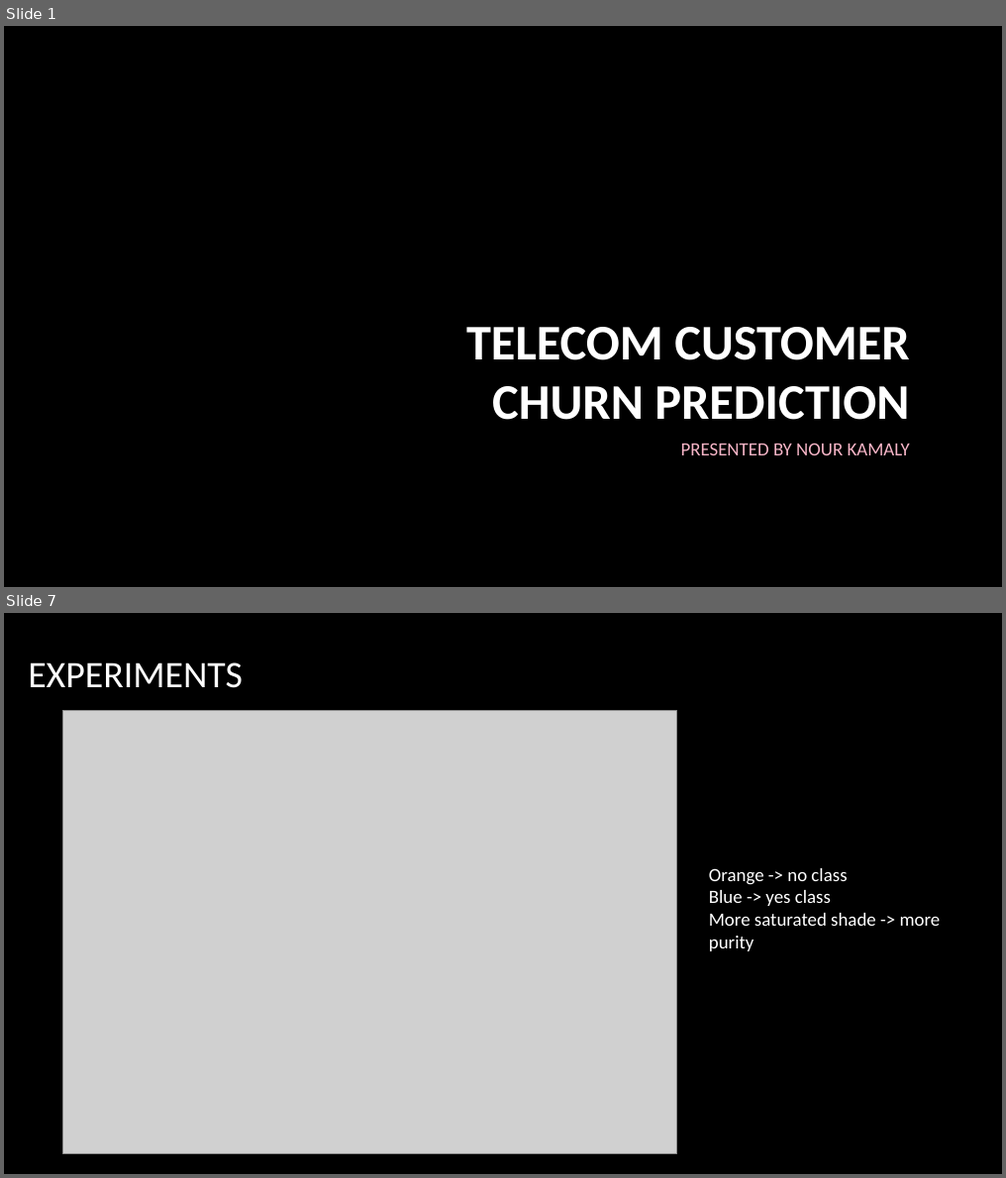
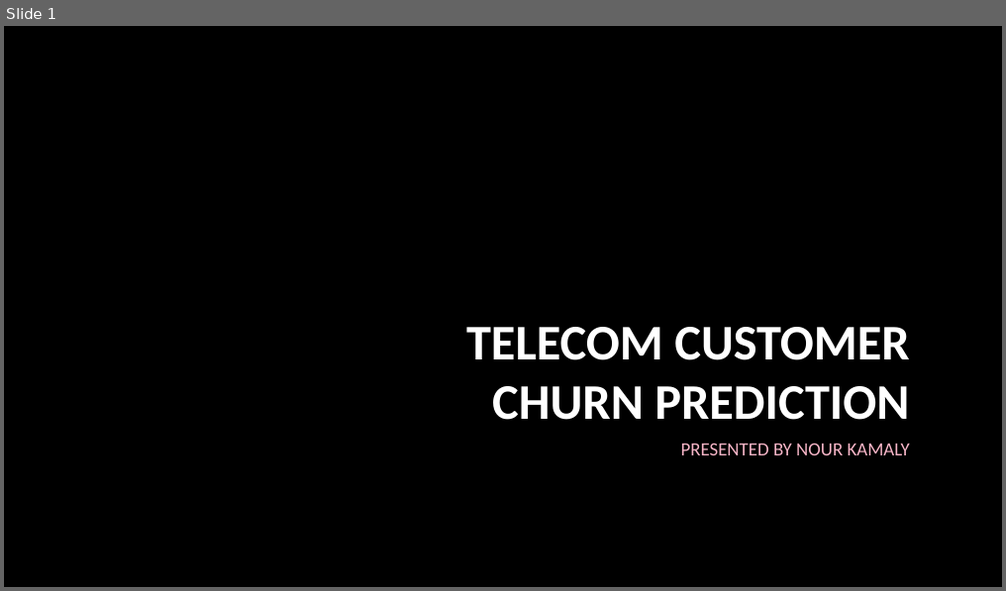
Before and after one commit to NourKamaly/TelecomCustomerChurnPrediction, a slide deck: 6. Documentation/Telecom Customer Churn Prediction.pptx. Shown one above the other, each under a label of ours: slides 1 and 7 before the commit, slide 1 after it; the slides between them are not shown. The pictures are 1006x1178 and 1006x591 pixels, drawn with LibreOffice and Linux fonts; fonts in the diff are those of the drawing; grey boxes stand for pictures; background and template pictures are left out. Boxes give left, top, right and bottom in pixels: in the first picture for what was removed or moved away, otherwise in the second. Text is boxed around its words. In the diff, an @@ line names an element or a change of style, - is before the commit and + after.

```diff
--- a/6. Documentation/Telecom Customer Churn Prediction.pptx
+++ b/6. Documentation/Telecom Customer Churn Prediction.pptx
@@ slide 7 removed at <box>4,613,1002,1174</box>, background picture (left out) @@
@@ title removed at <box>28,663,243,688</box> @@
-EXPERIMENTS
@@ picture removed at <box>62,710,676,1154</box> @@
@@ text removed at <box>709,868,941,952</box> @@
-Orange -> no class
-Blue -> yes class
-More saturated shade -> more purity
```
Also in this commit, not shown: 8 slides added, 4 other slides removed.
